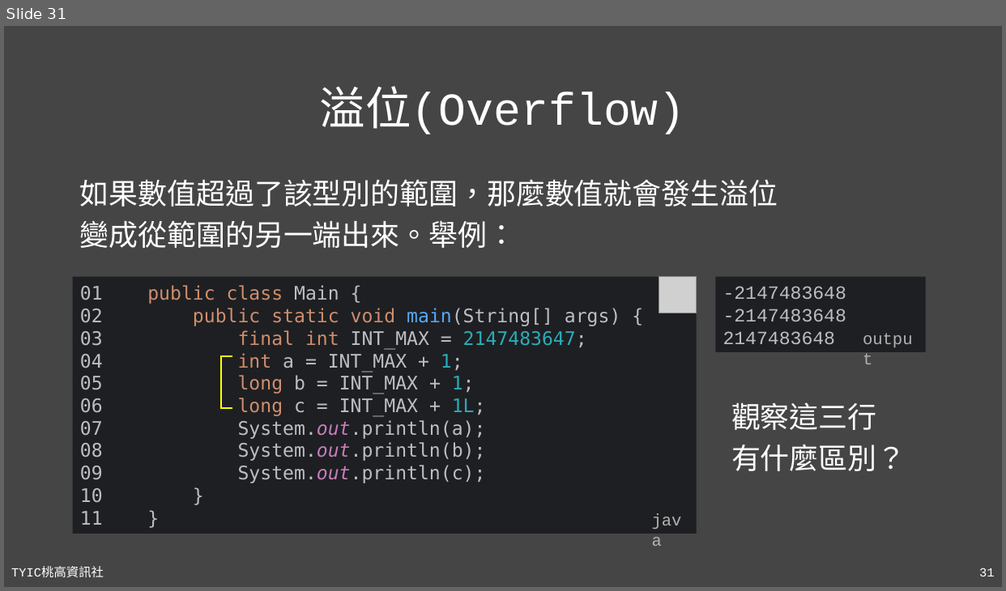
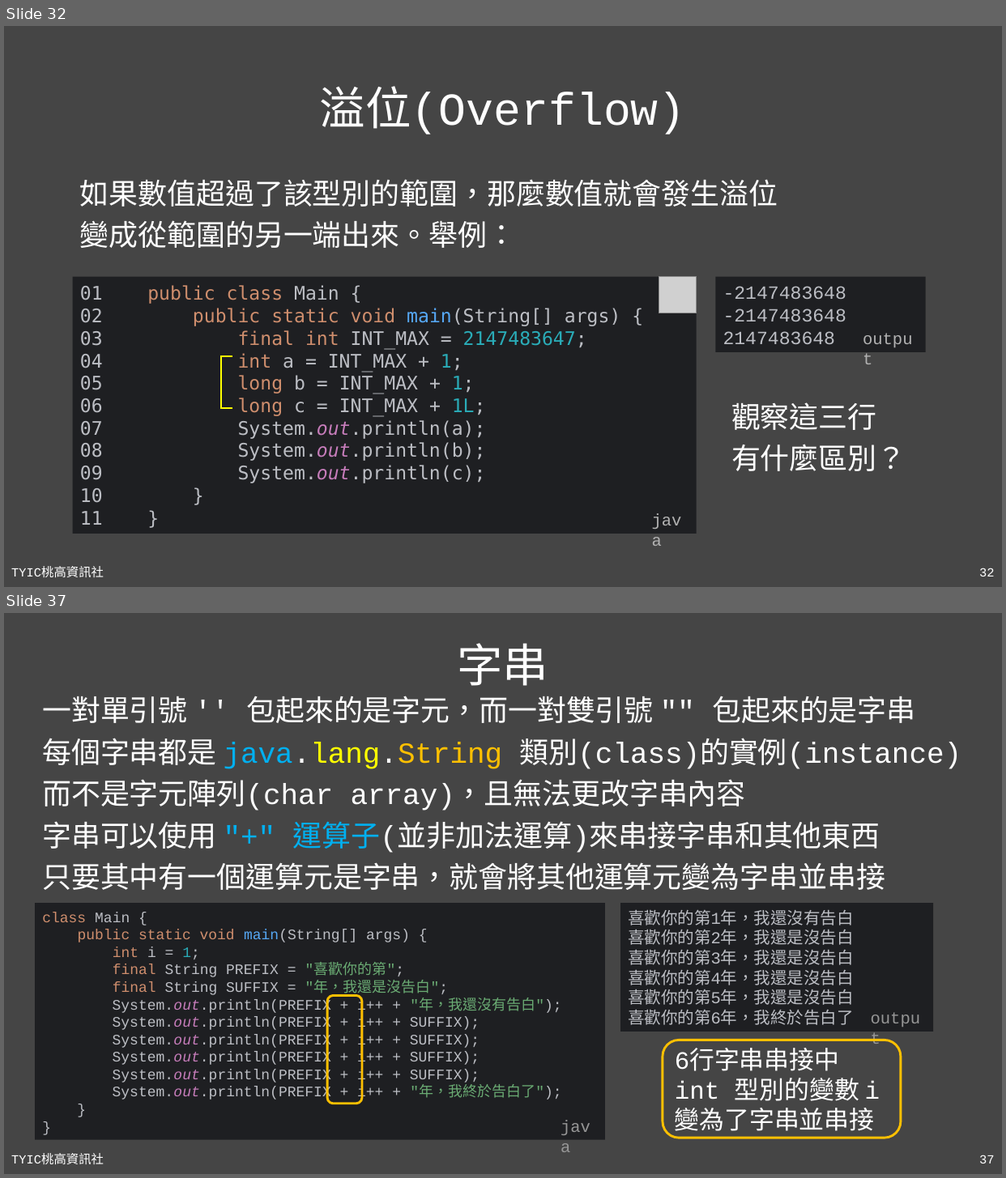
Before and after one commit to TYSHIC/slides, a slide deck: powerpoint/04_初探Java.pptx. Shown one above the other, each under a label of ours: slide 31 before the commit, slides 32 and 37 after it; the slides between them are not shown. The pictures are 1006x591 and 1006x1178 pixels, drawn with LibreOffice and Linux fonts; fonts in the diff are those of the drawing; grey boxes stand for pictures. Boxes give left, top, right and bottom in pixels: in the first picture for what was removed or moved away, otherwise in the second. Text is boxed around its words. In the diff, an @@ line names an element or a change of style, - is before the commit and + after.

Commit message:
04_input_output

```diff
--- a/powerpoint/04_初探Java.pptx
+++ b/powerpoint/04_初探Java.pptx
@@ slide 37 added at (4, 613, 1002, 1174), background #454545; not listed: 2 template elements that a slide beside it also shows @@
@@ title added at (457, 643, 548, 686), 44 pt, text #FFFFFF @@
+字串
@@ text added at (42, 696, 961, 890), 28 pt, text #FFFFFF @@
+一對單引號 '' 包起來的是字元，而一對雙引號 "" 包起來的是字串
+每個字串都是 java.lang.String 類別(class)的實例(instance)
+而不是字元陣列(char array)，且無法更改字串內容
+字串可以使用 "+" 運算子(並非加法運算)來串接字串和其他東西
+只要其中有一個運算元是字串，就會將其他運算元變為字串並串接
@@ rectangle added at (35, 904, 605, 1140), fill #1E1F22, 14 pt, text #BCBEC4 @@
+class Main {
+public static void main(String[] args) {
+int i = 1;
+final String PREFIX = "喜歡你的第";
+final String SUFFIX = "年，我還是沒告白";
+System.out.println(PREFIX + i++ + "年，我還沒有告白");
+System.out.println(PREFIX + i++ + SUFFIX);
+System.out.println(PREFIX + i++ + SUFFIX);
+System.out.println(PREFIX + i++ + SUFFIX);
+System.out.println(PREFIX + i++ + SUFFIX);
+System.out.println(PREFIX + i++ + "年，我終於告白了");
+}
+}
@@ rectangle added at (621, 904, 934, 1033), fill #1E1F22, 16 pt, text #BCBEC4 @@
+喜歡你的第1年，我還沒有告白
+喜歡你的第2年，我還是沒告白
+喜歡你的第3年，我還是沒告白
+喜歡你的第4年，我還是沒告白
+喜歡你的第5年，我還是沒告白
+喜歡你的第6年，我終於告白了
@@ rounded rectangle added at (327, 995, 362, 1103), outline #FFC000 2.25 pt @@
@@ text added at (863, 1003, 934, 1032), 16 pt, text #969696 @@
+output
@@ rounded rectangle added at (663, 1041, 901, 1139), outline #FFC000 2.25 pt, 24 pt, text #FFFFFF @@
+6行字串串接中
+int 型別的變數 i
+變為了字串並串接
@@ text added at (553, 1112, 605, 1140), 16 pt, text #969696 @@
+java
@@ what was slide 31 is now slide 32 @@
@@ page number at (979, 568, 994, 577): text changed @@
-31
+32
```
Also in this commit, not shown: 15 slides changed, 5 other slides added, 2 slides removed, 7 other files.
